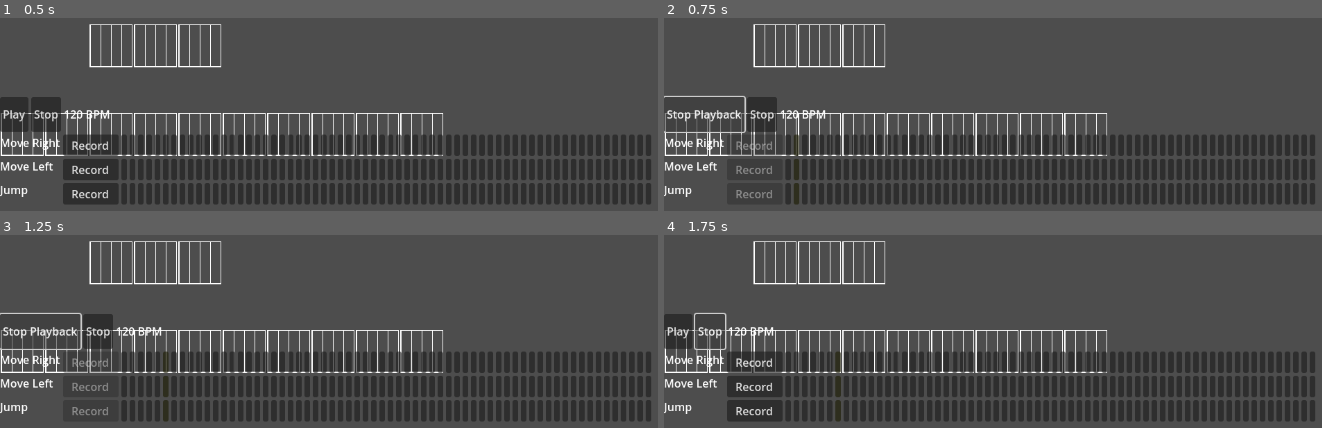
Above: before the commit, frames 1-4 (two rows, left to right).
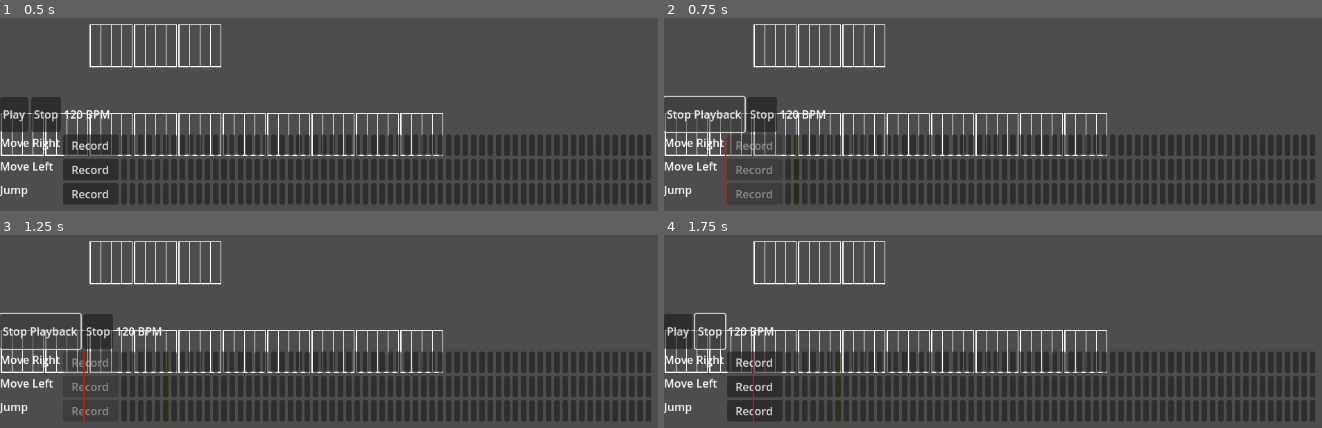
Above: after the commit, the same moments.

Repository: eac-nathan-price/gmtk2025-loop
Game: Godot game, scene res://main.tscn
The game is run twice, just before and just after one commit, with the same random seed, the same clock (stepped at 60 frames per second) and the same inputs.
Inputs:
- Up to frame 1 (0.5 s): no input
- Up to frame 2 (0.75 s): click "Play" at 0.5 s
- Up to frame 3 (1.25 s): no input
- Up to frame 4 (1.75 s): click "Stop" at 1.25 s

Frame 1 is identical in both runs. In frame 2, 0.1% of the frame differs, in the area x 9-10%, y 60-97%; in frame 3, 0.1%; in frame 4, less than 0.1%.

Commit message:
timeline

Diff:
--- a/scripts/main_controller.gd
+++ b/scripts/main_controller.gd
@@ -52,6 +52,8 @@
 
 # Timeline UI elements
 var timeline_buttons = {}
+var timeline_cursor = null
+var last_key_state = false
 
 func _ready():
 	# Initialize tracks with empty data
@@ -97,6 +99,19 @@
 			track_container.add_child(button)
 			timeline_buttons[track_name].append(button)
 
+	# Create timeline cursor (moving line)
+	_create_timeline_cursor()
+
+func _create_timeline_cursor():
+	# Create a vertical line that moves across the timeline
+	timeline_cursor = ColorRect.new()
+	timeline_cursor.color = Color.RED
+	timeline_cursor.custom_minimum_size = Vector2(2, 90)  # Thin red line across all tracks
+	timeline_cursor.visible = false
+
+	# Add it to the timeline container
+	$BottomHalf/TimelineContainer/TimelineGrid.add_child(timeline_cursor)
+
 func _setup_click_track():
 	# For now, we'll use a simple approach without audio generation
 	# The click track will be set up when needed during playback
@@ -148,6 +163,10 @@
 	recording_tracks[track_name] = true
 	recording_start_time = Time.get_ticks_msec() / 1000.0
 	recording_elapsed_time = 0.0
+
+	# Show timeline cursor
+	if timeline_cursor:
+		timeline_cursor.visible = true
 
 	# Update button text
 	match track_name:
@@ -167,6 +186,17 @@
 func _stop_recording_track(track_name):
 	recording_tracks[track_name] = false
 
+	# Check if any track is still recording
+	var any_recording = false
+	for track_name_check in recording_tracks.keys():
+		if recording_tracks[track_name_check]:
+			any_recording = true
+			break
+
+	# Hide timeline cursor if no tracks are recording
+	if not any_recording and timeline_cursor:
+		timeline_cursor.visible = false
+
 	# Update button text
 	match track_name:
 		"move_right":
@@ -223,12 +253,26 @@
 	elif is_playing:
 		_process_playback(delta)
 
+func _update_timeline_cursor(sixteenth_note):
+	if timeline_cursor:
+		# Calculate position based on sixteenth note
+		var x_pos = 80 + (sixteenth_note * 8)  # 80 for labels, 8 pixels per sixteenth note
+		timeline_cursor.position.x = x_pos
+		timeline_cursor.visible = true
+
 func _process_recording(delta):
 	recording_elapsed_time += delta
 	var current_sixteenth = int(recording_elapsed_time / sixteenth_note_time) % total_sixteenth_notes
 
-	# Check for ANY key press during current sixteenth note
-	if Input.is_anything_pressed():
+	# Update timeline cursor position
+	_update_timeline_cursor(current_sixteenth)
+
+	# Check for ANY key down event during current sixteenth note (not held)
+	# We need to track key states to detect only key down events
+	var current_key_state = Input.is_anything_pressed()
+
+	if current_key_state and not last_key_state:
+		# Key was just pressed (key down event)
 		# Record on all currently recording tracks
 		for track_name in recording_tracks.keys():
 			if recording_tracks[track_name]:
@@ -236,9 +280,14 @@
 				timeline_buttons[track_name][current_sixteenth].button_pressed = true
 				timeline_buttons[track_name][current_sixteenth].modulate = Color.GREEN
 
+	last_key_state = current_key_state
+
 func _process_playback(delta):
 	current_time += delta
 	var current_sixteenth = int(current_time / sixteenth_note_time) % total_sixteenth_notes
+
+	# Update timeline cursor position
+	_update_timeline_cursor(current_sixteenth)
 
 	# Play click track on beat
 	if int(current_time / beat_time) != int((current_time - delta) / beat_time):
